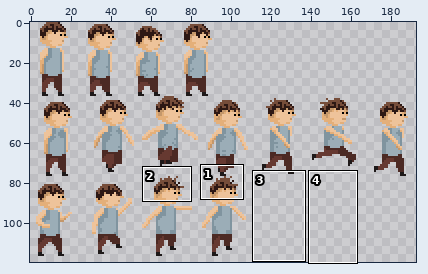
One commit to this pixel-art file: res/aseprites/KidSheet.aseprite. The picture above shows the old version from afar; the outline marks the close-up.
Close-up. Before the commit:
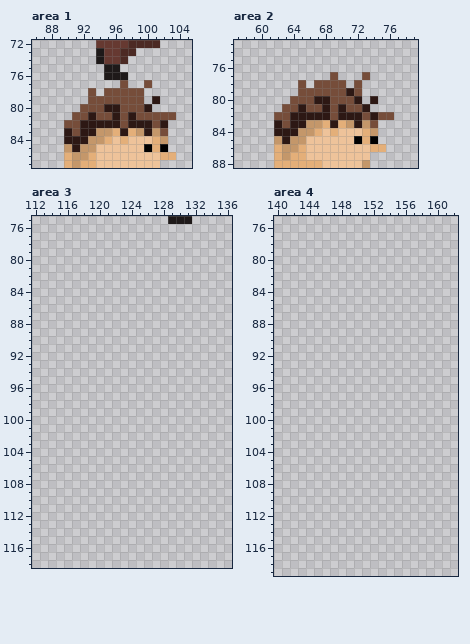
210x120 pixels, 1 frame. Shown: area 1: x 86..105, y 72..87; area 2: x 57..79, y 73..88; area 3: x 112..136, y 75..118; area 4: x 140..162, y 75..119. The wide view leaves out empty margins. The commit also changed other parts of the picture, which this record leaves out.
New version:
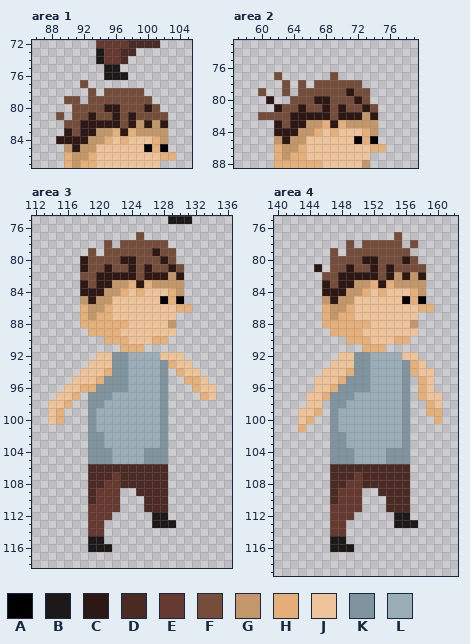
Palette (. is transparent): A #000000  B #1e1919  C #2d1814  D #4c2a24  E #663931  F #764d3a  G #c4976a  H #e4af79  J #eec39a  K #80949f  L #9badb7
Difference:
Changed rows in their new state; - is an unchanged pixel.
Area 1, layer "Jump":
first column x 89:
77 ---F----.--.---
79 -FF--------F.--
80 --F---------F--
81 F-------------.
82 ----------G-G--
83 -----------G-G-
84 C--------------
Area 2, layer "Jump":
first column x 60:
77 --F----------.---
78 ---F-------F-----
79 F--F---------F---
80 -C-----------F.--
81 --C-----------F--
82 FF-----------G-..
83 ------------G-G--
Area 3, layer "Jump":
first column x 114:
 77 -----------F---------
 78 -------F-FFFFFF------
 79 -----F-FFFFFFCFF-----
 80 ----CFFFFCCFFFCF-----
 81 ----CFFCFFCFCFFCF----
 82 ----FFCCCCCFCCCGC----
 83 ----CFCCGGHCHGGGG----
 84 ----CCCGGHJHJJJHG----
 85 ----GCGGJJJJJJAHA----
 86 ----HGGHJJJJJJJJHH---
 87 ----HGHHJJJJJJJJ-----
 88 ----HHHHHHJJJJJG-----
 89 -----HHHHJJJJJJJ-----
 90 -------HHHJJJHH------
 91 ---------HHH---------
 92 ------JJKKLLLLJJJ----
 93 -----JJJKKLLLLKHJJ---
 94 ----JJJHKKLLLLK-HJJ--
 95 ---JJJHKKKLLLLK--HHJ-
 96 --JJHHKKKKLLLLK---HJJ
 97 -JJH-KKKLLLLLLK----HJ
 98 JJH--KKLLLLLLLK------
 99 JH---KLLLLLLLLK------
100 JH---KLLLLLLLLK------
101 -----KLLLLLLLLK------
102 -----KKLLLLLLLK------
103 -----KKLLLLLLLK------
104 -----KKKLLLLKKK------
105 -----KKKLLLLKKK------
106 -----DDDDDDDDDD------
107 -----DDDEDDDDDD------
108 -----DDEEDDDDDD------
109 -----DEEE--DDDD------
110 -----DEEE---DDD------
111 -----EEEE---DDD------
112 -----EEE-----BB------
113 -----EE------BBB-----
114 -----EE--------------
115 -----BB--------------
116 -----BBB-------------
Area 4, layer "Jump":
first column x 143:
 77 ------------F-----
 78 ------F-FFFFF-F---
 79 ----F-FFFFFFFF----
 80 ----FFFFCCFFFCF---
 81 --C-FFCFFCFCFFFF--
 82 ---FFCCCCCFCGCGC--
 83 ---CFCCGGHCHGGGG--
 84 ---CCCGGHJHJJJHG--
 85 ---GCGGJJJJJJAHA--
 86 ---HGGHJJJJJJJJHH-
 87 ---HGHHJJJJJJJJ---
 88 ---HHHHHHJJJJJG---
 89 ----HHHHJJJJJJJ---
 90 ------HHHJJJHH----
 91 --------HHH-------
 92 -----JJKKLLLLJJ---
 93 ----JJJKKLLLLKHJ--
 94 ---JJJHKKLLLLKHJJ-
 95 --JJJHKKKLLLLK-HJ-
 96 --JJHKKKKLLLLK-HJ-
 97 -JJHKKKLLLLLLK-HJJ
 98 -JJ-KKLLLLLLLK--HJ
 99 JJH-KLLLLLLLLK--HH
100 JH--KLLLLLLLLK---H
101 H---KLLLLLLLLK----
102 ----KKLLLLLLLK----
103 ----KKLLLLLLLK----
104 ----KKKLLLLKKK----
105 ----KKKLLLLKKK----
106 ----DDDDDDDDDD----
107 ----DDDEDDDDDD----
108 ----DDEEDDDDDD----
109 ----DEEE--DDDD----
110 ----DEEE---DDD----
111 ----EEEE---DDD----
112 ----EEE-----BB----
113 ----EE------BBB---
114 ----EE------------
115 ----BB------------
116 ----BBB-----------
Pixel boxes of the changes (left, top, right, bottom) in both close-ups:
changed: (56, 80, 176, 144)
added: (258, 72, 290, 120)
changed: (346, 72, 394, 128)
added: (48, 232, 216, 552)
added: (298, 232, 442, 552)
